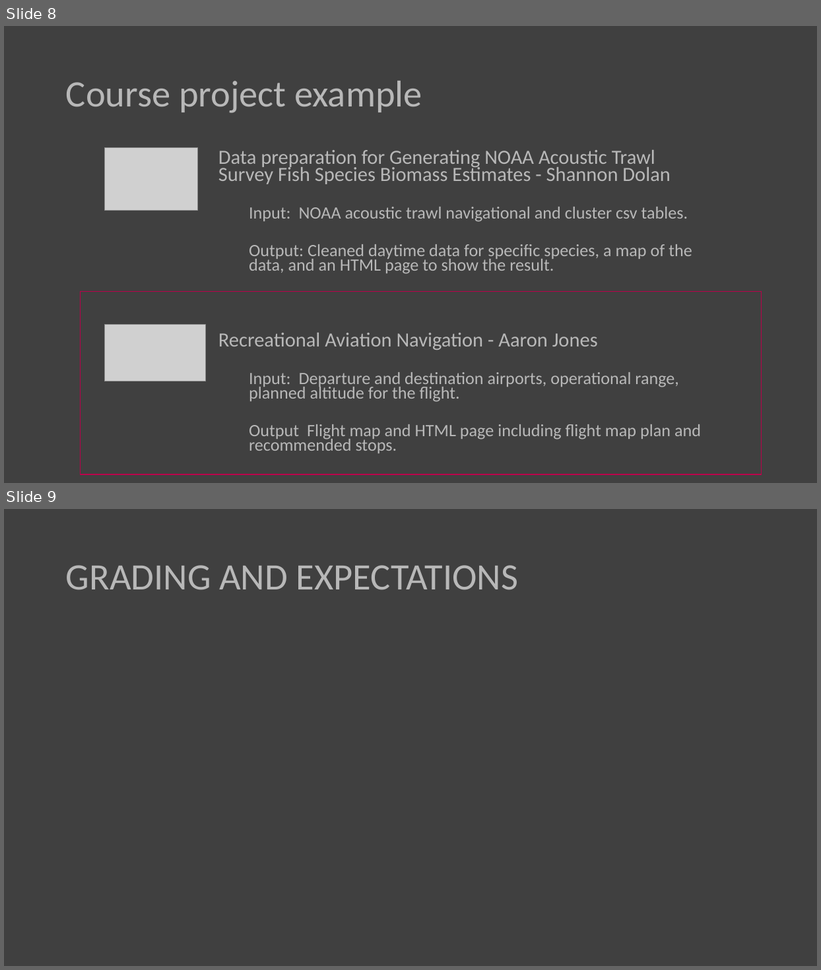
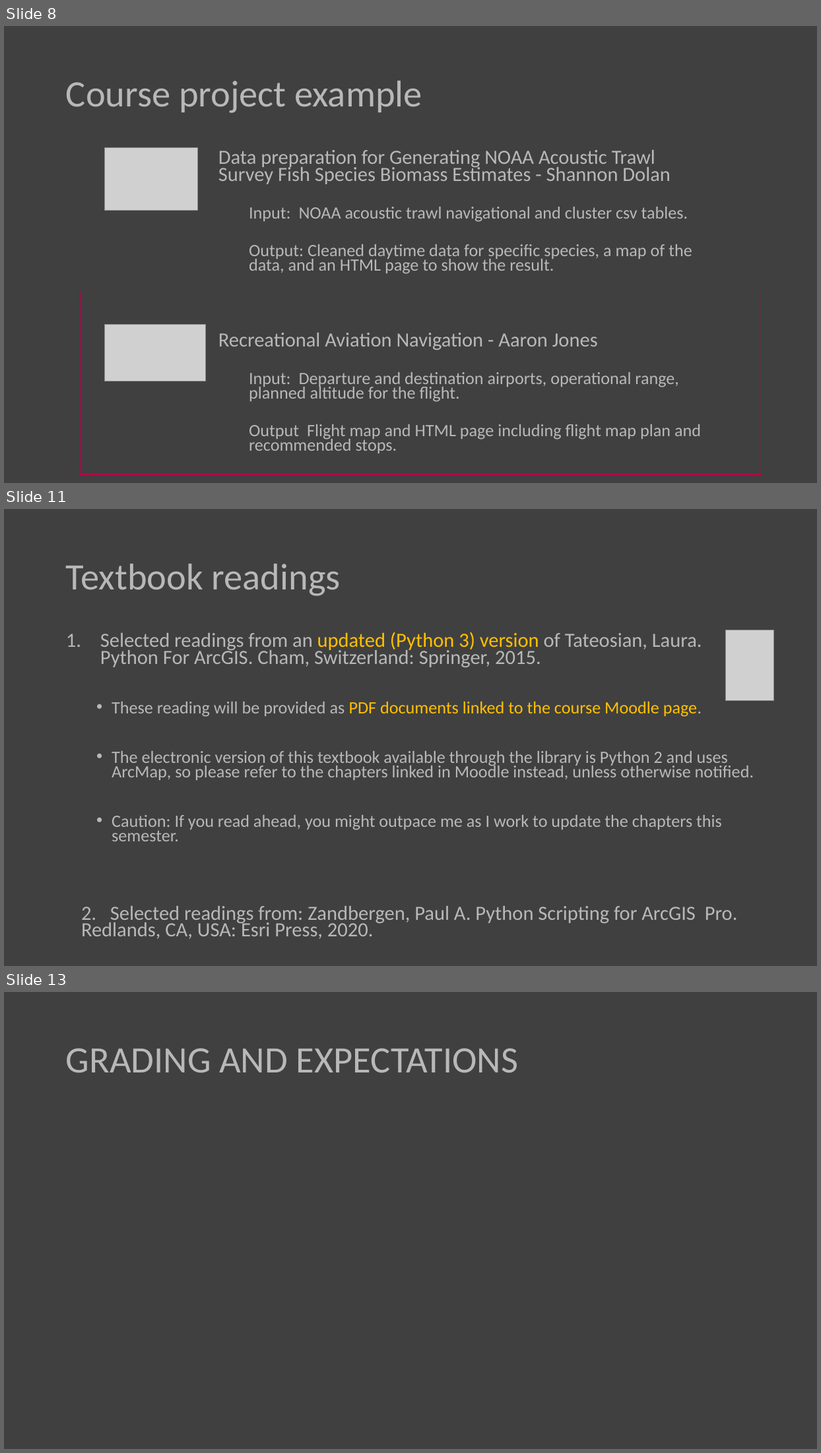
Before and after one commit to lgtateos/gis540, a slide deck: slides/intro_to_GIS540_cm3.pptx. Shown one above the other, each under a label of ours: slides 8 and 9 before the commit, slides 8, 11 and 13 after it; the slides between them are not shown. The pictures are 821x970 and 821x1453 pixels, drawn with LibreOffice and Linux fonts; fonts in the diff are those of the drawing; grey boxes stand for pictures. Boxes give left, top, right and bottom in pixels: in the first picture for what was removed or moved away, otherwise in the second. Text is boxed around its words. In the diff, an @@ line names an element or a change of style, - is before the commit and + after.

Commit message:
Add "updates and reading" slides

```diff
--- a/slides/intro_to_GIS540_cm3.pptx
+++ b/slides/intro_to_GIS540_cm3.pptx
@@ slide 11 added at <box>4,509,817,966</box>, background #404040 @@
@@ title added at <box>66,564,341,596</box>, 44 pt, text #B8B8B8 @@
+Textbook readings
@@ text added at <box>81,632,754,939</box>, 20.4 pt, text #B8B8B8 @@
+1. Selected readings from an updated (Python 3) version of Tateosian, Laura. Python For ArcGIS. Cham, Switzerland: Springer, 2015.
+  • These reading will be provided as PDF documents linked to the course Moodle page.
+  • The electronic version of this textbook available through the library is Python 2 and uses ArcMap, so please refer to the chapters linked in Moodle instead, unless otherwise notified.
+  • Caution: If you read ahead, you might outpace me as I work to update the chapters this semester.
+2. Selected readings from: Zandbergen, Paul A. Python Scripting for ArcGIS Pro. Redlands, CA, USA: Esri Press, 2020.
@@ picture added at <box>725,630,774,701</box> @@
@@ what was slide 9 is now slide 13 @@
```
Also in this commit, not shown: 1 slide changed, 2 other slides added.
